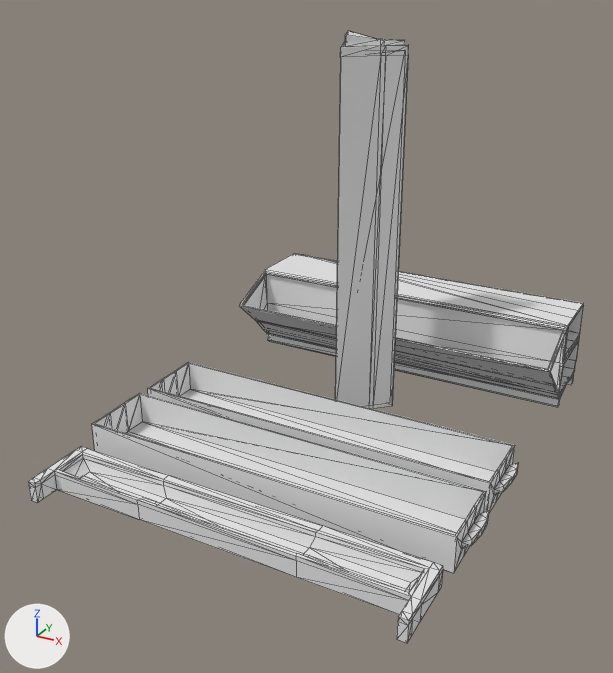
The glTF model Projects/P1/Glb/SideBin V2.glb as it was, and as the next commit left it.
The view is the same before and after, from a camera (50 mm lens) standing at (124.0, -324.0, 163.0) and looking at (-4.0, -91.0, 47.0). The lights are fixed; the arrows at lower left show +X, +Y and +Z. Mesh edges are drawn as thin lines. Where no turn or scale is listed for an object, it has been applied to the vertices.

In view in the first picture: '4040 Bin', '4040 Bottom Tray', '4040 Side Tray', '4040 Top Tray', '4040 Trim Cover.003'.
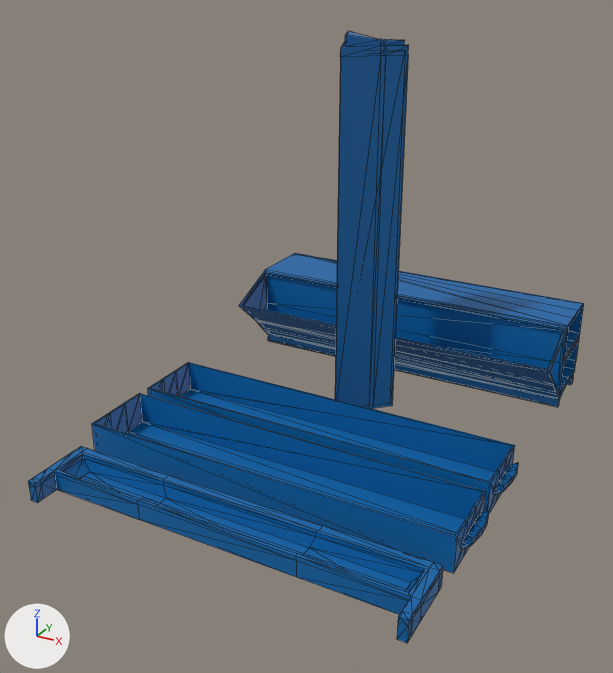
The edits, one by one:
Material 'Material' (mat_material) is new.
Its base color is (0.0, 0.132, 0.398) (blue #0066a9).
me_4040_trim_cover has 319 vertices, 639 faces and spans x -67.5..67.5, y -36.7..14.6, z -5.1..31.2.
me_4040_trim_cover now uses material mat_material (blue #0066a9).
me_4040_trim_cover_001 has 48 vertices, 92 faces and spans x -64.6..71.5, y -45.2..-19.4, z 0.0..12.3.
me_4040_trim_cover_001 now uses material mat_material (blue #0066a9).
me_4040_trim_cover_002 has 48 vertices, 92 faces and spans x -64.6..71.5, y -75.7..-49.9, z 0.0..12.3.
me_4040_trim_cover_002 now uses material mat_material (blue #0066a9).
me_4040_trim_cover_003 has 122 vertices, 240 faces and spans x -63.5..66.5, y -107.1..-82.9, z 0.0..7.3.
me_4040_trim_cover_003 now uses material mat_material (blue #0066a9).
me_4040_trim_cover_004 has 60 vertices, 116 faces and spans x -12.3..12.3, y -9.9..9.9, z -68.4..68.4.
me_4040_trim_cover_004 now uses material mat_material (blue #0066a9).

What differs and where, as boxes [x1, y1, x2, y2] in the pictures (613 x 673 px):
'4040 Bottom Tray', recoloured (grey to blue)
    both: [92, 393, 489, 573]
'4040 Bin', recoloured (grey to blue)
    both: [239, 253, 584, 407]
'4040 Side Tray', recoloured (grey to blue)
    both: [335, 31, 409, 409]
'4040 Trim Cover.003', recoloured (white to blue)
    both: [28, 446, 443, 643]
'4040 Top Tray', recoloured (grey to blue)
    both: [148, 362, 518, 513]
